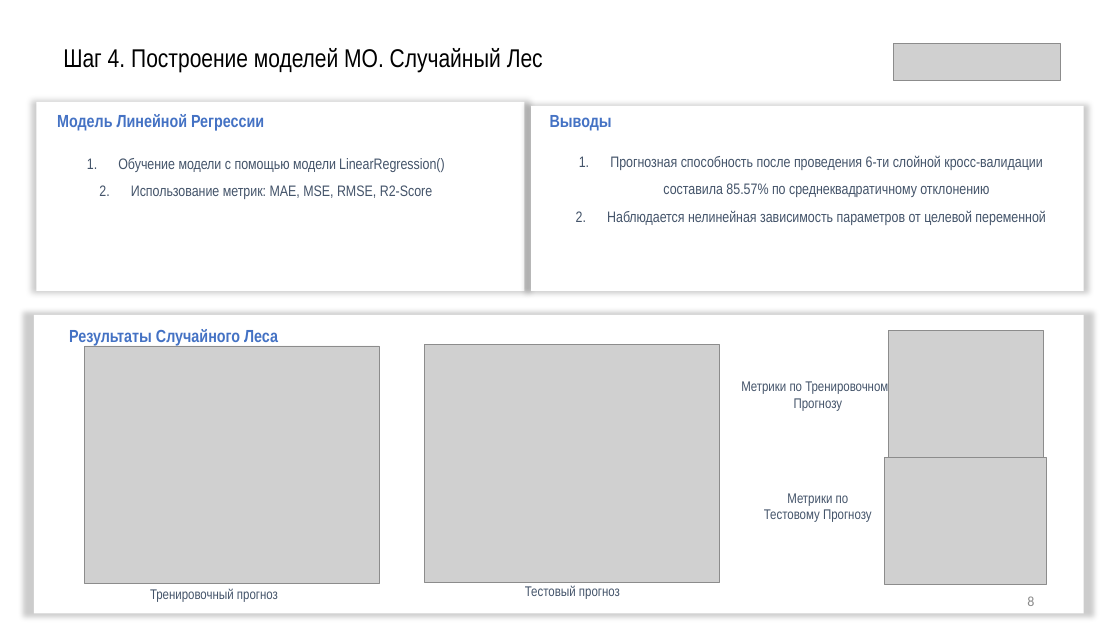
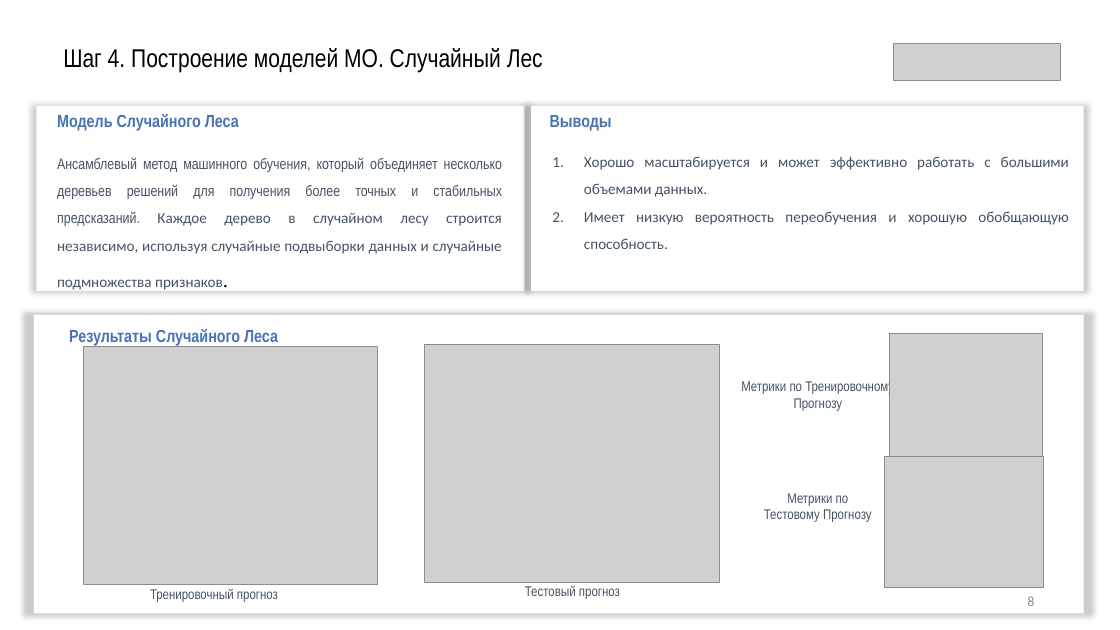
Before and after one commit to vvk79/Innopolis_final_work, a slide deck: slide 8 of Создание веб-приложения для обработки и анализа данных с.pptx. Drawn at 1120x630 pixels with LibreOffice and Linux fonts; fonts in the diff are those of the drawing; grey boxes stand for pictures. Boxes give left, top, right and bottom in pixels: in the first picture for what was removed or moved away, otherwise in the second. Text is boxed around its words. In the diff, an @@ line names an element or a change of style, - is before the commit and + after.

```diff
--- a/Создание веб-приложения для обработки и анализа данных с.pptx
+++ b/Создание веб-приложения для обработки и анализа данных с.pptx
@@ rectangle "hon": place and size @@
-rectangle "hon" at [36,102,524,291]
+rectangle "hon" at [36,106,524,291]
@@ text at [57,114,239,131]: text changed @@
-Модель Линейной Регрессии
+Модель Случайного Леса
@@ text at [57,157,502,290]: text changed @@
-1. Обучение модели с помощью модели LinearRegression()
-2. Использование метрик: MAE, MSE, RMSE, R2-Score
+Ансамблевый метод машинного обучения, который объединяет несколько деревьев решений для получения более точных и стабильных предсказаний. Каждое дерево в случайном лесу строится независимо, используя случайные подвыборки данных и случайные подмножества признаков.
@@ text at [584,156,1069,249]: text changed; font Arial Narrow to Calibri @@
-1. Прогнозная способность после проведения 6-ти слойной кросс-валидации составила 85.57% по среднеквадратичному отклонению
-2. Наблюдается нелинейная зависимость параметров от целевой переменной
+1. Хорошо масштабируется и может эффективно работать с большими объемами данных.
+2. Имеет низкую вероятность переобучения и хорошую обобщающую способность.
@@ text in rectangle at [45,190,76,199]: text added @@
+hon
@@ picture: place and size @@
-picture at [888,331,1043,462]
+picture at [890,334,1044,457]
```
Also in this commit, not shown: 8 other slides changed, 1 slide added, 2 slides removed, 1 other file.
